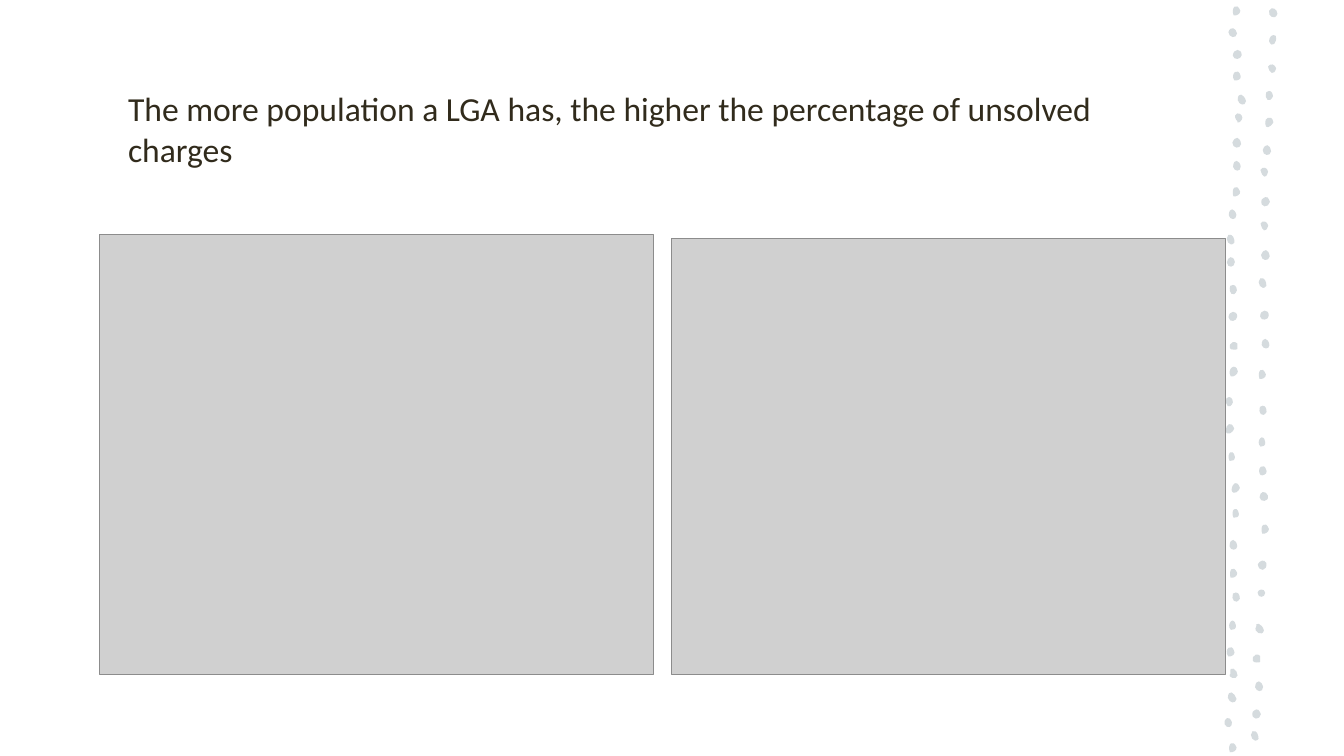
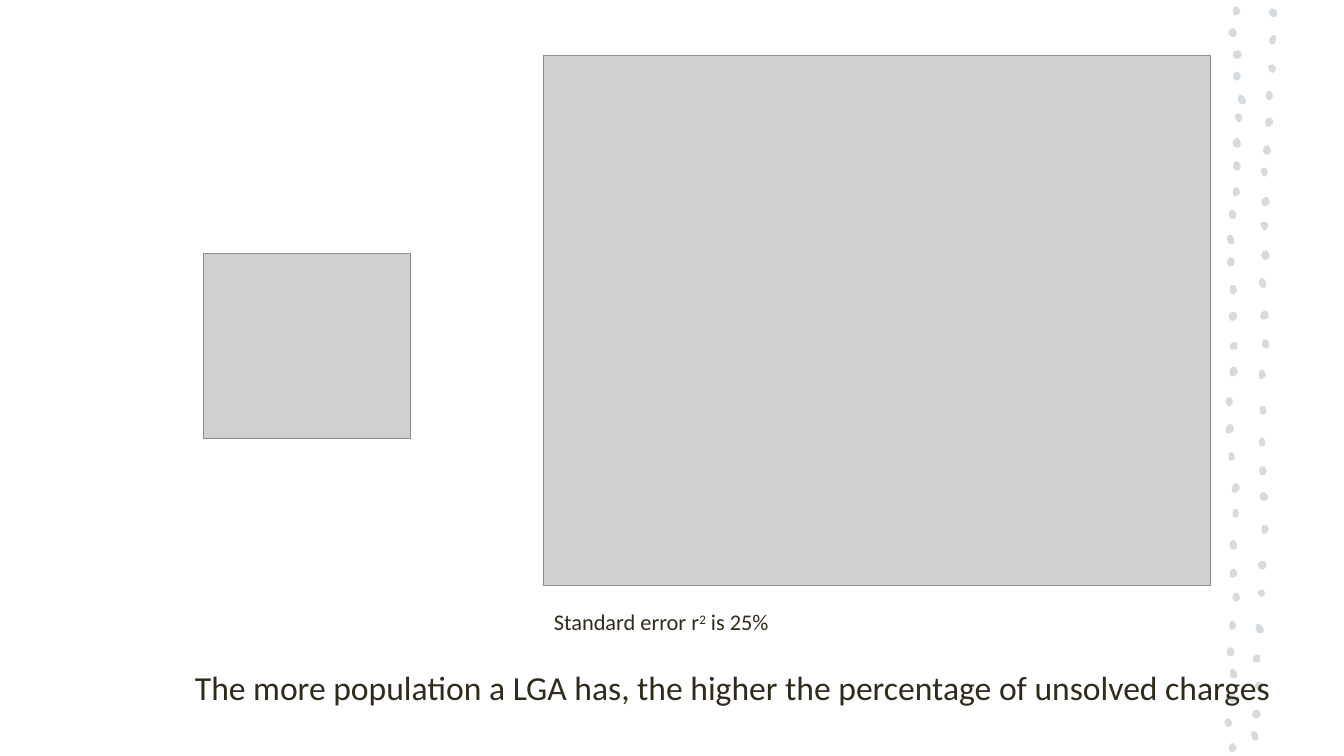
Before and after one commit to antoinetteboyle/Project-1, a slide deck: slide 9 of Crime_Victoria_PowerPoint_Presentation_temporary_Kelvin.pptx (slide 5 before the commit). Drawn at 1344x756 pixels with LibreOffice and Linux fonts; fonts in the diff are those of the drawing; grey boxes stand for pictures. Boxes give left, top, right and bottom in pixels: in the first picture for what was removed or moved away, otherwise in the second. Text is boxed around its words. In the diff, an @@ line names an element or a change of style, - is before the commit and + after.

```diff
--- a/Crime_Victoria_PowerPoint_Presentation_temporary_Kelvin.pptx
+++ b/Crime_Victoria_PowerPoint_Presentation_temporary_Kelvin.pptx
@@ picture added at (x1=544, y1=55, x2=1212, y2=586) @@
@@ picture removed at (x1=100, y1=235, x2=653, y2=675) @@
@@ picture removed at (x1=673, y1=238, x2=1226, y2=675) @@
@@ picture added at (x1=204, y1=254, x2=410, y2=439) @@
@@ text added at (x1=554, y1=614, x2=769, y2=630), 16 pt, text #312B1C @@
+Standard error r2 is 25%
@@ title "The more population a LGA ..." rewrapped from (x1=128, y1=97, x2=1091, y2=168) to (x1=195, y1=672, x2=1270, y2=706) @@
```
Also in this commit, not shown: 4 other slides changed, 5 slides added, 3 slides removed, 4 other files.
